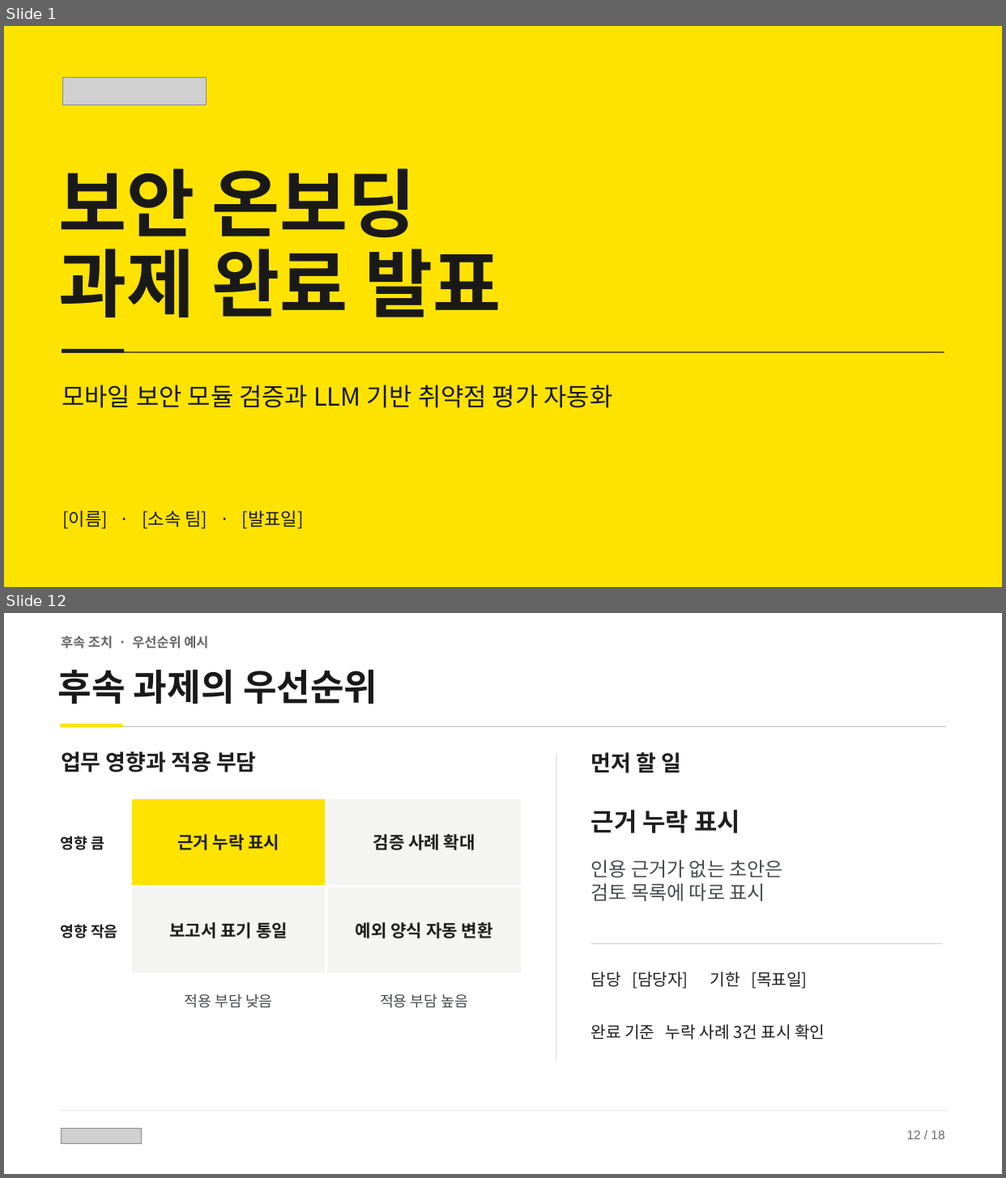
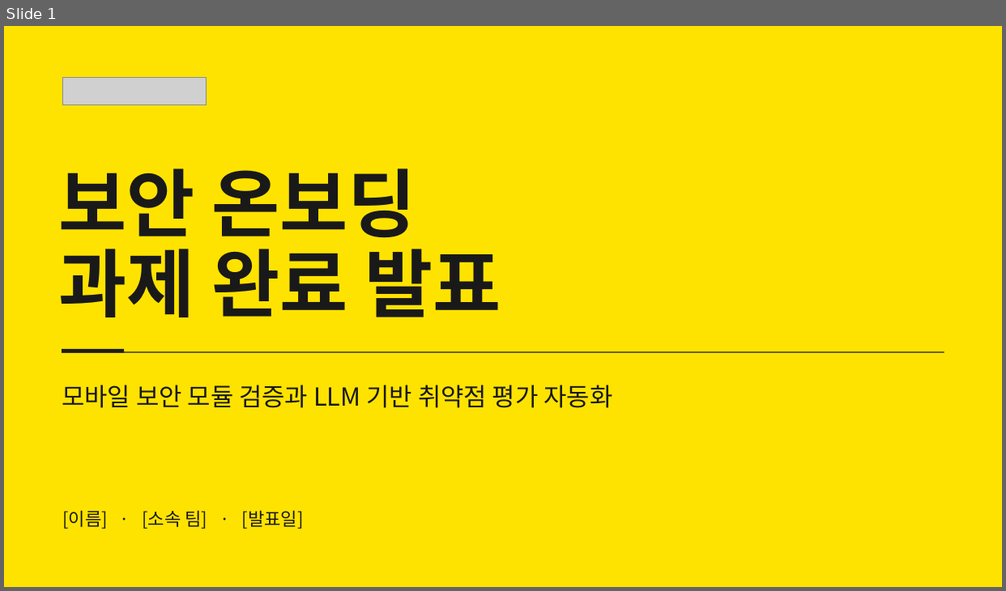
Before and after one commit to Ryuuuuu/maestro-gpui, a slide deck: assets/icons/kakaobank-security-onboarding.pptx. Shown one above the other, each under a label of ours: slides 1 and 12 before the commit, slide 1 after it; the slides between them are not shown. The pictures are 1006x1178 and 1006x591 pixels, drawn with LibreOffice and Linux fonts; fonts in the diff are those of the drawing; grey boxes stand for pictures. Boxes give left, top, right and bottom in pixels: in the first picture for what was removed or moved away, otherwise in the second. Text is boxed around its words. In the diff, an @@ line names an element or a change of style, - is before the commit and + after.

```diff
--- a/assets/icons/kakaobank-security-onboarding.pptx
+++ b/assets/icons/kakaobank-security-onboarding.pptx
@@ slide 12 removed at [4, 613, 1002, 1174], background #FFFFFF @@
@@ text removed at [61, 636, 208, 649] @@
-후속 조치 · 우선순위 예시
@@ text removed at [57, 670, 378, 704] @@
-후속 과제의 우선순위
@@ rectangle removed at [60, 726, 946, 727] @@
@@ rectangle removed at [60, 724, 122, 727] @@
@@ text removed at [61, 752, 257, 773] @@
-업무 영향과 적용 부담
@@ rectangle removed at [556, 754, 557, 1061] @@
@@ text removed at [591, 752, 681, 773] @@
-먼저 할 일
@@ rectangle removed at [132, 799, 325, 885] @@
-근거 누락 표시
@@ rectangle removed at [327, 799, 521, 885] @@
-검증 사례 확대
@@ text removed at [591, 810, 740, 833] @@
-근거 누락 표시
@@ text removed at [60, 836, 104, 850] @@
-영향 큼
@@ text removed at [591, 860, 783, 901] @@
-인용 근거가 없는 초안은
-검토 목록에 따로 표시
@@ rectangle removed at [132, 888, 325, 973] @@
-보고서 표기 통일
@@ rectangle removed at [327, 888, 521, 973] @@
-예외 양식 자동 변환
@@ text removed at [60, 924, 118, 939] @@
-영향 작음
@@ rectangle removed at [591, 944, 942, 944] @@
@@ text removed at [591, 972, 807, 989] @@
-담당 [담당자] 기한 [목표일]
@@ text removed at [184, 995, 273, 1008] @@
-적용 부담 낮음
@@ text removed at [380, 995, 469, 1008] @@
-적용 부담 높음
@@ text removed at [591, 1024, 825, 1040] @@
-완료 기준 누락 사례 3건 표시 확인
@@ rectangle removed at [60, 1111, 946, 1112] @@
@@ picture removed at [61, 1129, 141, 1144] @@
@@ text removed at [907, 1131, 944, 1139] @@
-12 / 18
```
Also in this commit, not shown: 12 slides changed, 12 slides added, 4 other slides removed.
